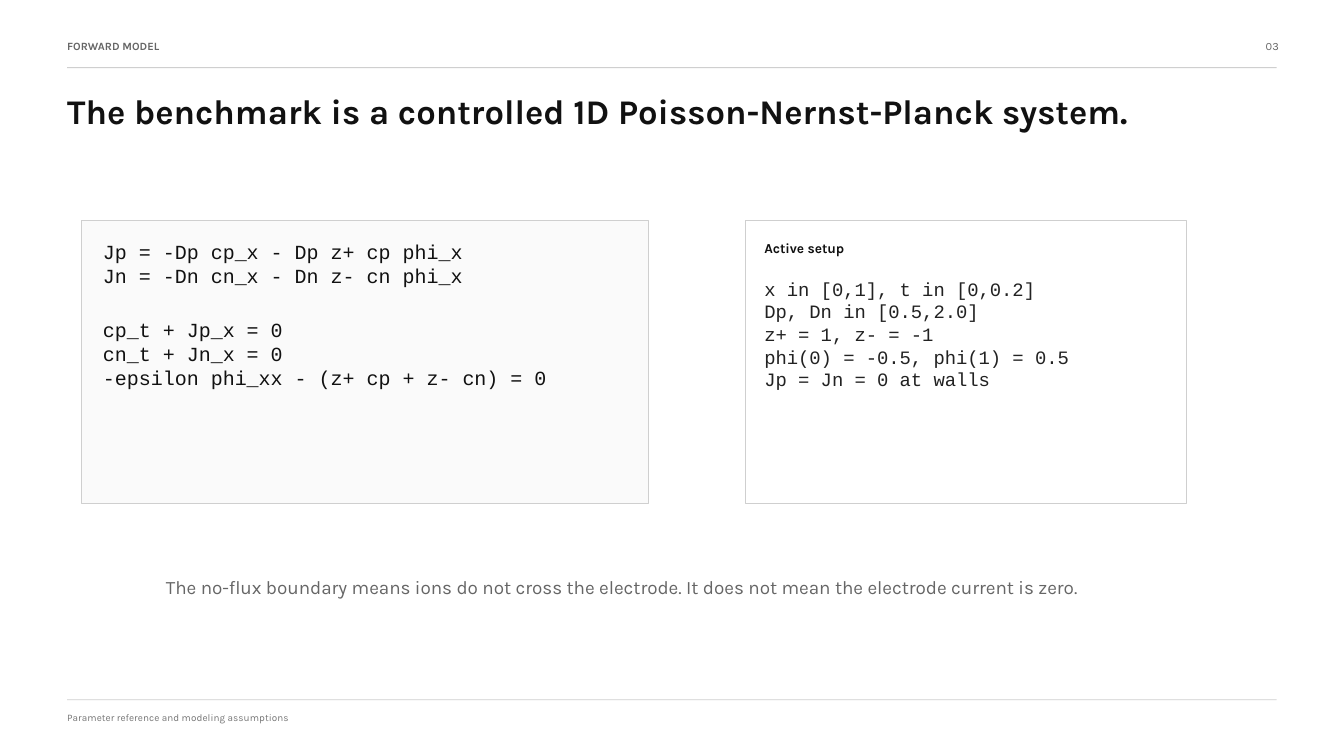
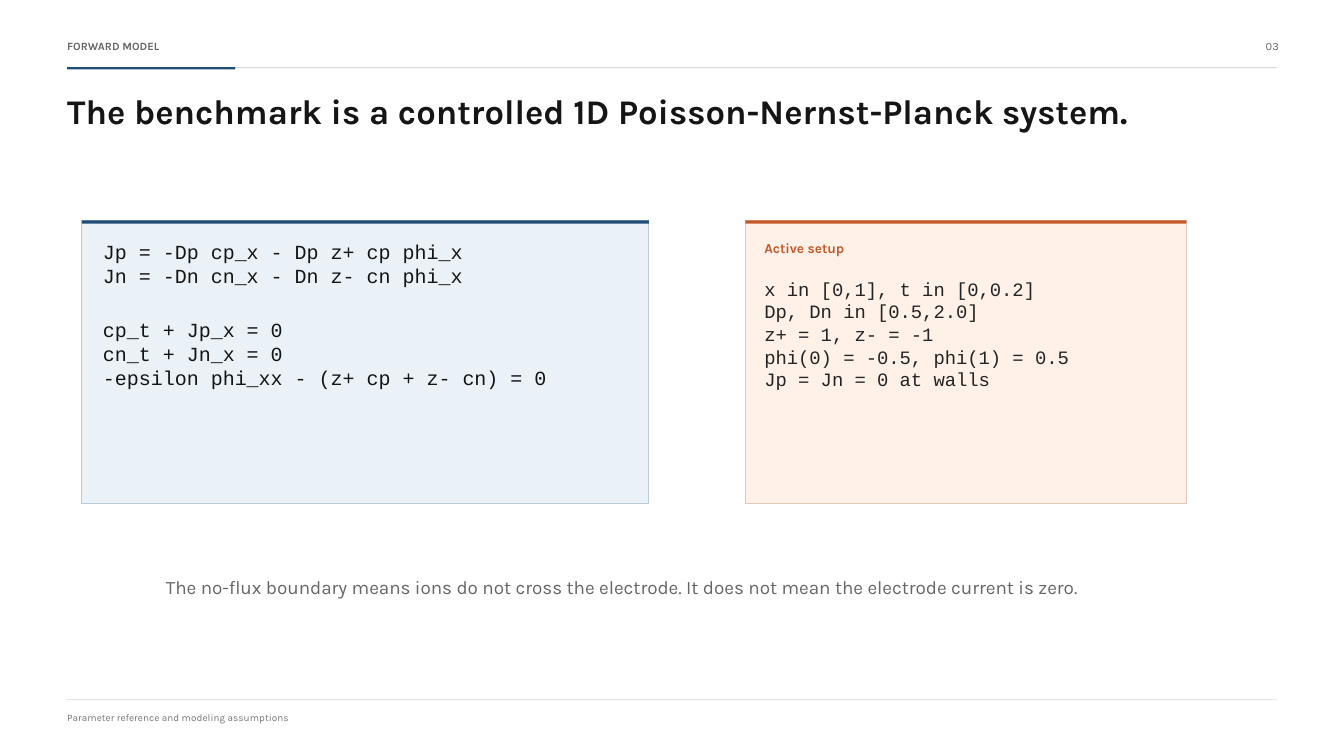
Before and after one commit to jack28257/PINN_JAX, a slide deck: slide 3 of presentation/pnp_pinn_current_inference_presentation.pptx. Drawn at 1344x756 pixels with LibreOffice and Linux fonts; fonts in the diff are those of the drawing. Boxes give left, top, right and bottom in pixels: in the first picture for what was removed or moved away, otherwise in the second. Text is boxed around its words. In the diff, an @@ line names an element or a change of style, - is before the commit and + after.

Commit message:
Refine presentation color treatment

```diff
--- a/presentation/pnp_pinn_current_inference_presentation.pptx
+++ b/presentation/pnp_pinn_current_inference_presentation.pptx
@@ rectangle at (68,68,1277,69): fill #CFCFCF to #D4D8DD @@
@@ rectangle added at (68,68,236,70), fill #1F4E79 @@
@@ rectangle at (82,221,648,504): fill #FAFAFA to #EAF2F8; outline #CFCFCF 0.75 pt to #B9CAD8 0.75 pt @@
@@ rectangle added at (82,221,648,224), fill #1F4E79 @@
@@ rectangle at (746,221,1188,504): fill #FFFFFF to #FFF1E8; outline #CFCFCF 0.75 pt to #E7C8B8 0.75 pt @@
@@ rectangle added at (746,221,1188,224), fill #C45A2A @@
@@ text "Jp = -Dp cp_x - ..." at (103,245,546,389): text colour #111111 to #151515 @@
@@ text "Active setup" at (764,243,845,257): text colour #111111 to #C45A2A @@
@@ text "x in [0,1], t in ..." at (764,282,1069,390): text colour #222222 to #242424 @@
```
Also in this commit, not shown: 11 other slides changed.
